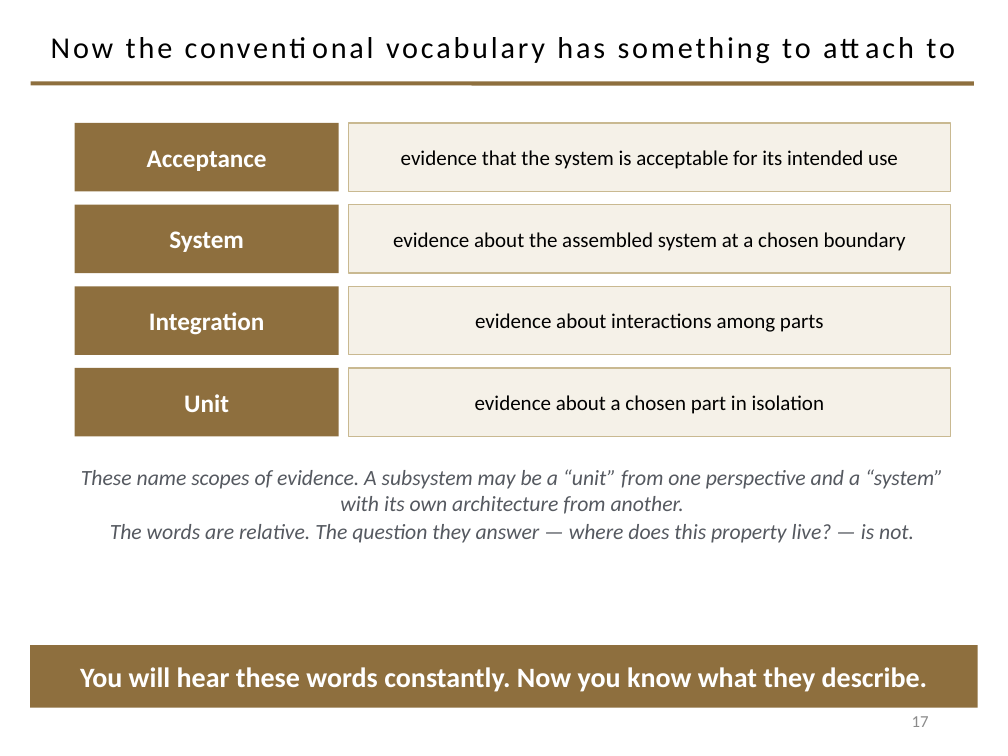
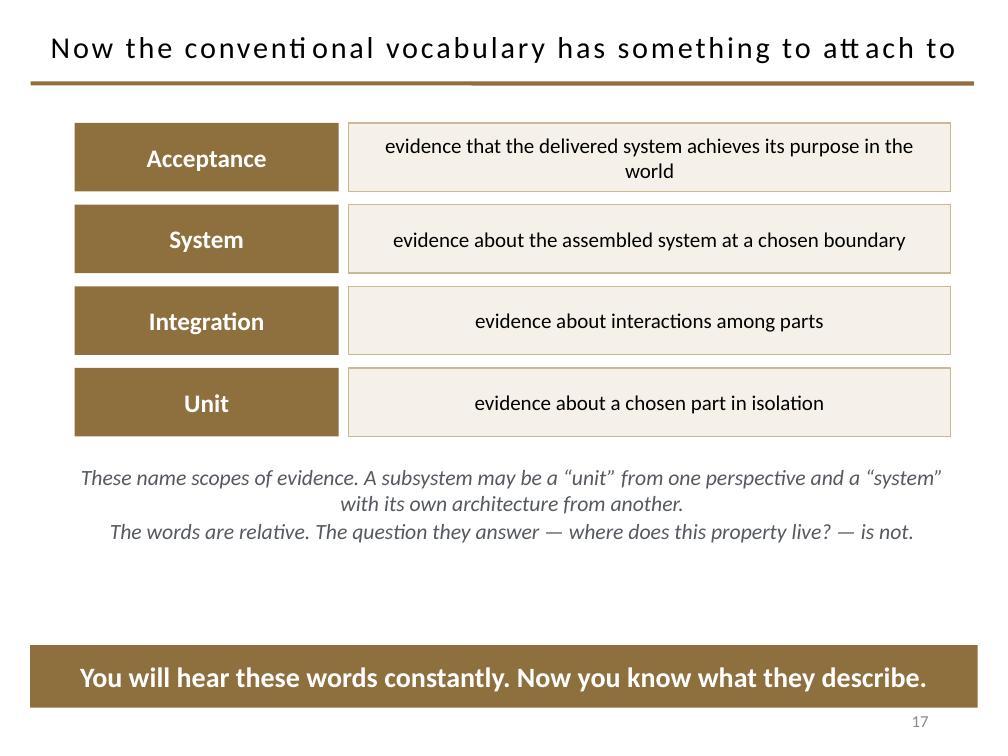
Before and after one commit to davisjam/model-based-agentic-software-engineering, a slide deck: slide 17 of course/lectures/act-1-foundations/08-validation/1-8-Validation.pptx. Drawn at 1008x756 pixels with LibreOffice and Linux fonts; fonts in the diff are those of the drawing; background and template pictures are left out. Boxes give left, top, right and bottom in pixels: in the first picture for what was removed or moved away, otherwise in the second. Text is boxed around its words. In the diff, an @@ line names an element or a change of style, - is before the commit and + after.

```diff
--- a/course/lectures/act-1-foundations/08-validation/1-8-Validation.pptx
+++ b/course/lectures/act-1-foundations/08-validation/1-8-Validation.pptx
@@ text in rectangle at box(385, 138, 913, 178): text changed @@
-evidence that the system is acceptable for its intended use
+evidence that the delivered system achieves its purpose in the world
```
Also in this commit, not shown: 10 other slides changed.
